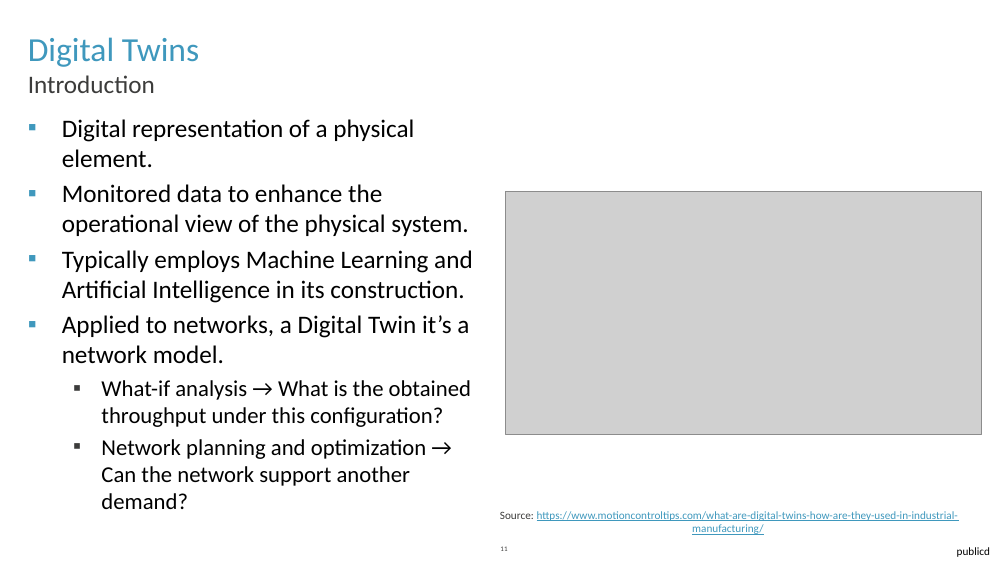
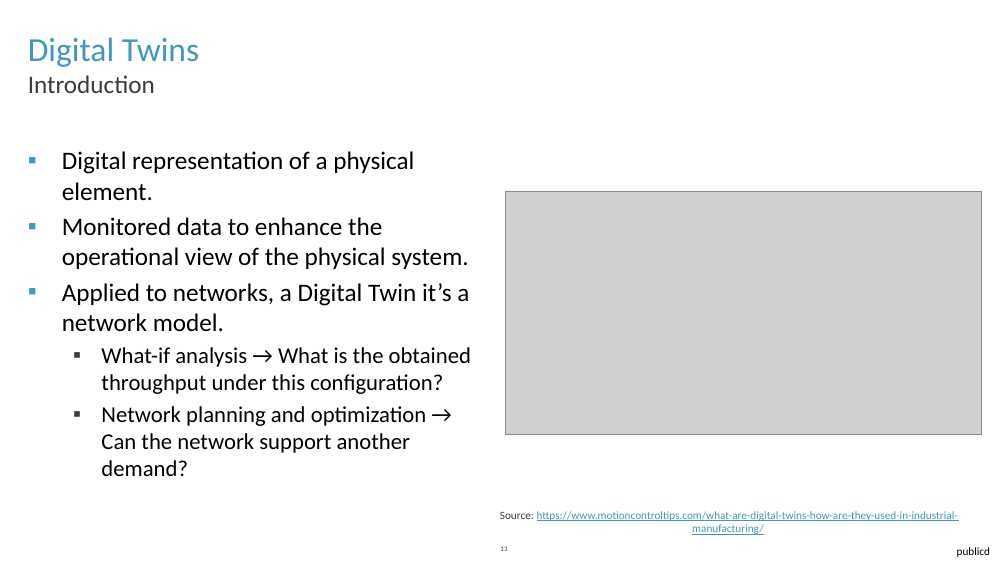
Before and after one commit to psotoarenas/gnn-tutorial, a slide deck: slide 13 of presentations/1 - WiFi Background.pptx (slide 11 before the commit). Drawn at 1008x567 pixels with LibreOffice and Linux fonts; fonts in the diff are those of the drawing; grey boxes stand for pictures; background and template pictures are left out. Boxes give left, top, right and bottom in pixels: in the first picture for what was removed or moved away, otherwise in the second. Text is boxed around its words. In the diff, an @@ line names an element or a change of style, - is before the commit and + after.

Commit message:
presentations updated

```diff
--- a/presentations/1 - WiFi Background.pptx
+++ b/presentations/1 - WiFi Background.pptx
@@ text at bbox=[62, 250, 473, 303]: paragraph removed @@
-▪ Typically employs Machine Learning and Artificial Intelligence in its construction.
```
Also in this commit, not shown: 2 other slides changed, 2 slides added, 2 other files.
